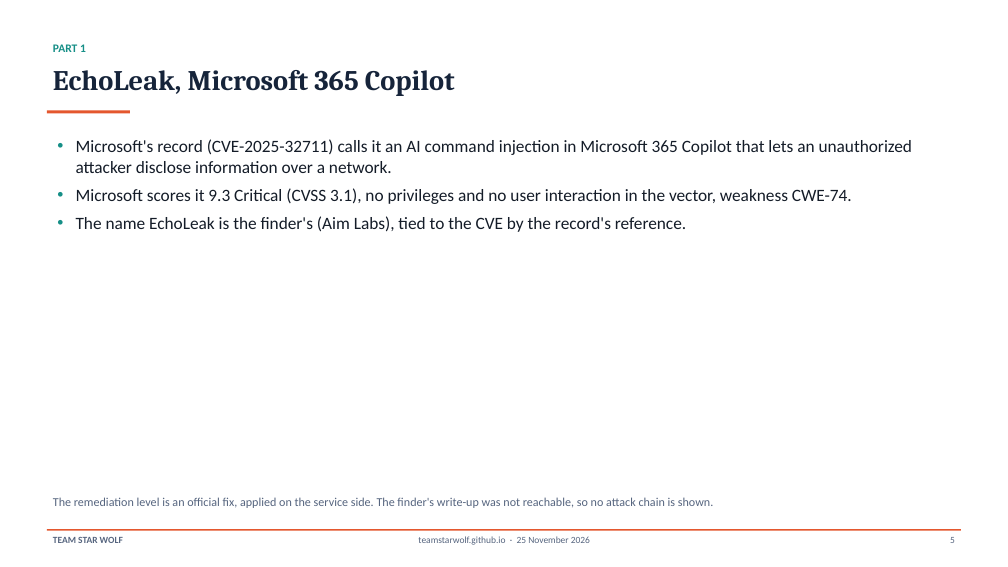
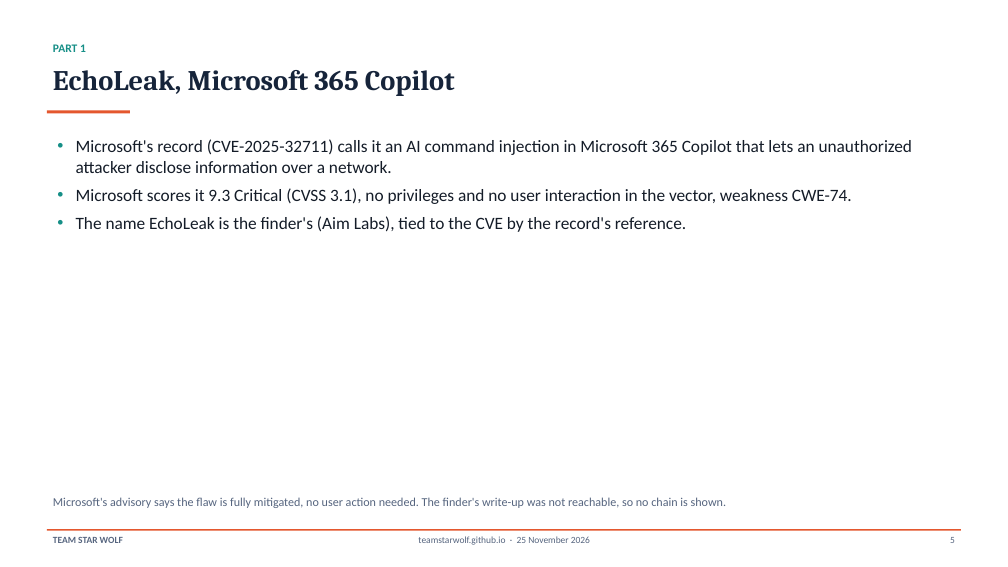
Before and after one commit to TeamStarWolf/TeamStarWolf, a slide deck: slide 5 of case-studies/slides/AI_Assistant_Prompt_Injection_Case_Study.pptx. Drawn at 1008x567 pixels with LibreOffice and Linux fonts; fonts in the diff are those of the drawing. Boxes give left, top, right and bottom in pixels: in the first picture for what was removed or moved away, otherwise in the second. Text is boxed around its words. In the diff, an @@ line names an element or a change of style, - is before the commit and + after.

```diff
--- a/case-studies/slides/AI_Assistant_Prompt_Injection_Case_Study.pptx
+++ b/case-studies/slides/AI_Assistant_Prompt_Injection_Case_Study.pptx
@@ text at <box>53,497,726,508</box>: text changed @@
-The remediation level is an official fix, applied on the service side. The finder's write-up was not reachable, so no attack chain is shown.
+Microsoft's advisory says the flaw is fully mitigated, no user action needed. The finder's write-up was not reachable, so no chain is shown.
```
Also in this commit, not shown: 6 other files.
